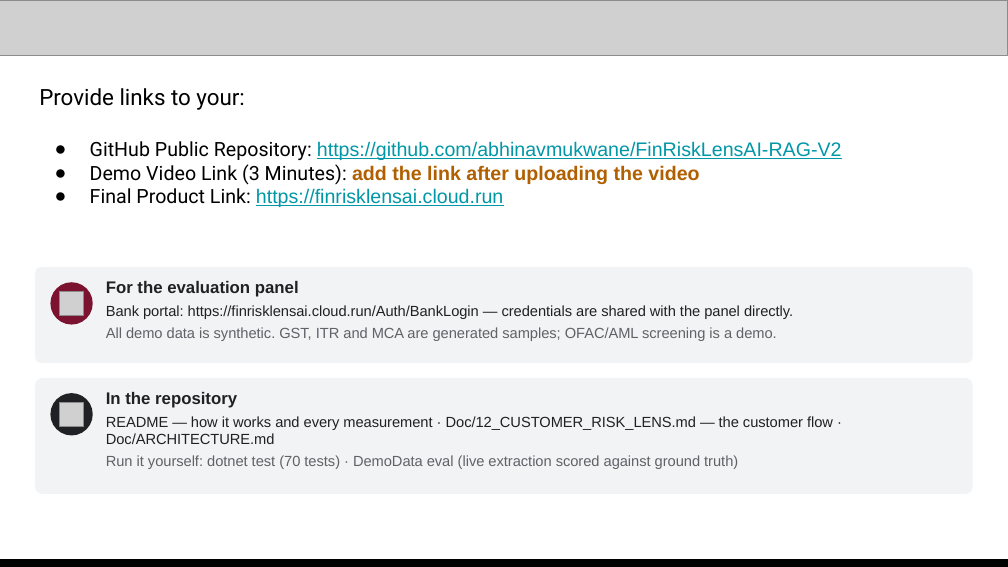
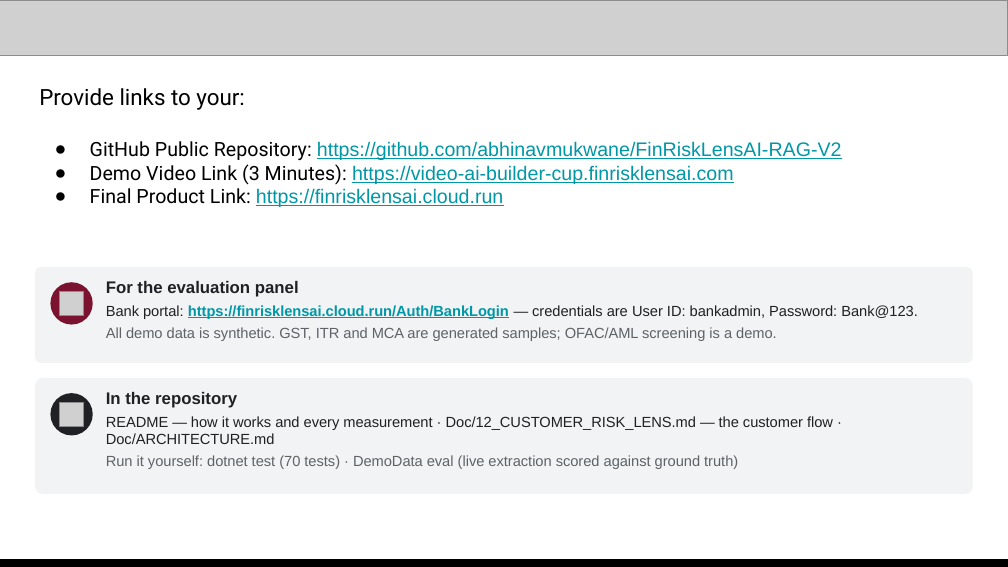
Before and after one commit to abhinavmukwane/FinRiskLensAI-RAG-V2, a slide deck: slide 19 of Doc/FinRiskLens_AI_Builder_Cup_2026.pptx (slide 14 before the commit). Drawn at 1008x567 pixels with LibreOffice and Linux fonts; fonts in the diff are those of the drawing; grey boxes stand for pictures. Boxes give left, top, right and bottom in pixels: in the first picture for what was removed or moved away, otherwise in the second. Text is boxed around its words. In the diff, an @@ line names an element or a change of style, - is before the commit and + after.

```diff
--- a/Doc/FinRiskLens_AI_Builder_Cup_2026.pptx
+++ b/Doc/FinRiskLens_AI_Builder_Cup_2026.pptx
@@ text at [90,164,734,185]: text changed; text colour #B06000 to #0097A7; bold off @@
-● Demo Video Link (3 Minutes): add the link after uploading the video
+● Demo Video Link (3 Minutes): https://video-ai-builder-cup.finrisklensai.com
@@ text at [106,305,917,319]: text changed @@
-Bank portal: https://finrisklensai.cloud.run/Auth/BankLogin — credentials are shared with the panel directly.
+Bank portal: https://finrisklensai.cloud.run/Auth/BankLogin — credentials are User ID: bankadmin, Password: Bank@123.
```
Also in this commit, not shown: 7 other slides changed, 5 slides added, 2 other files.
